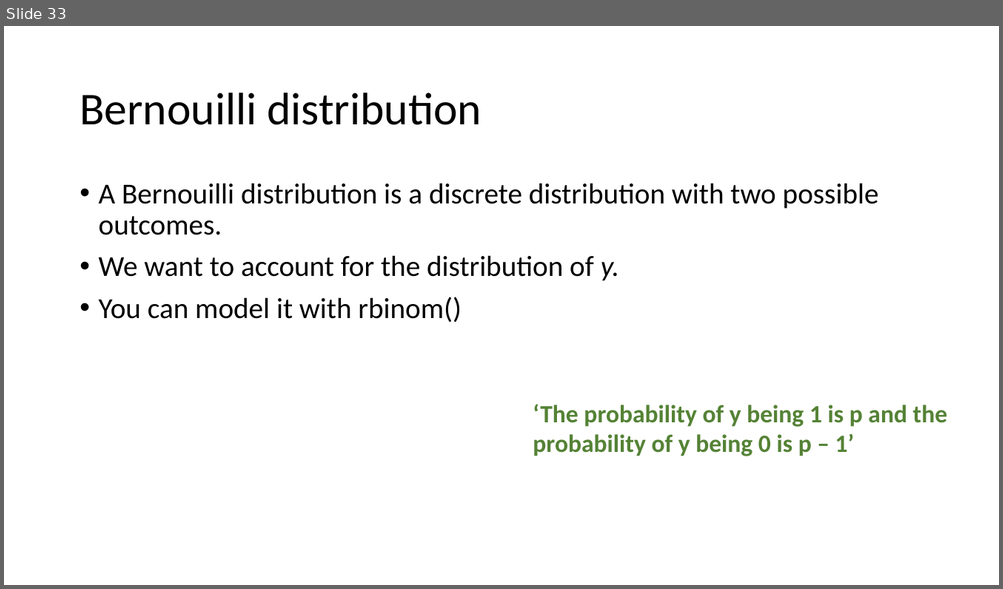
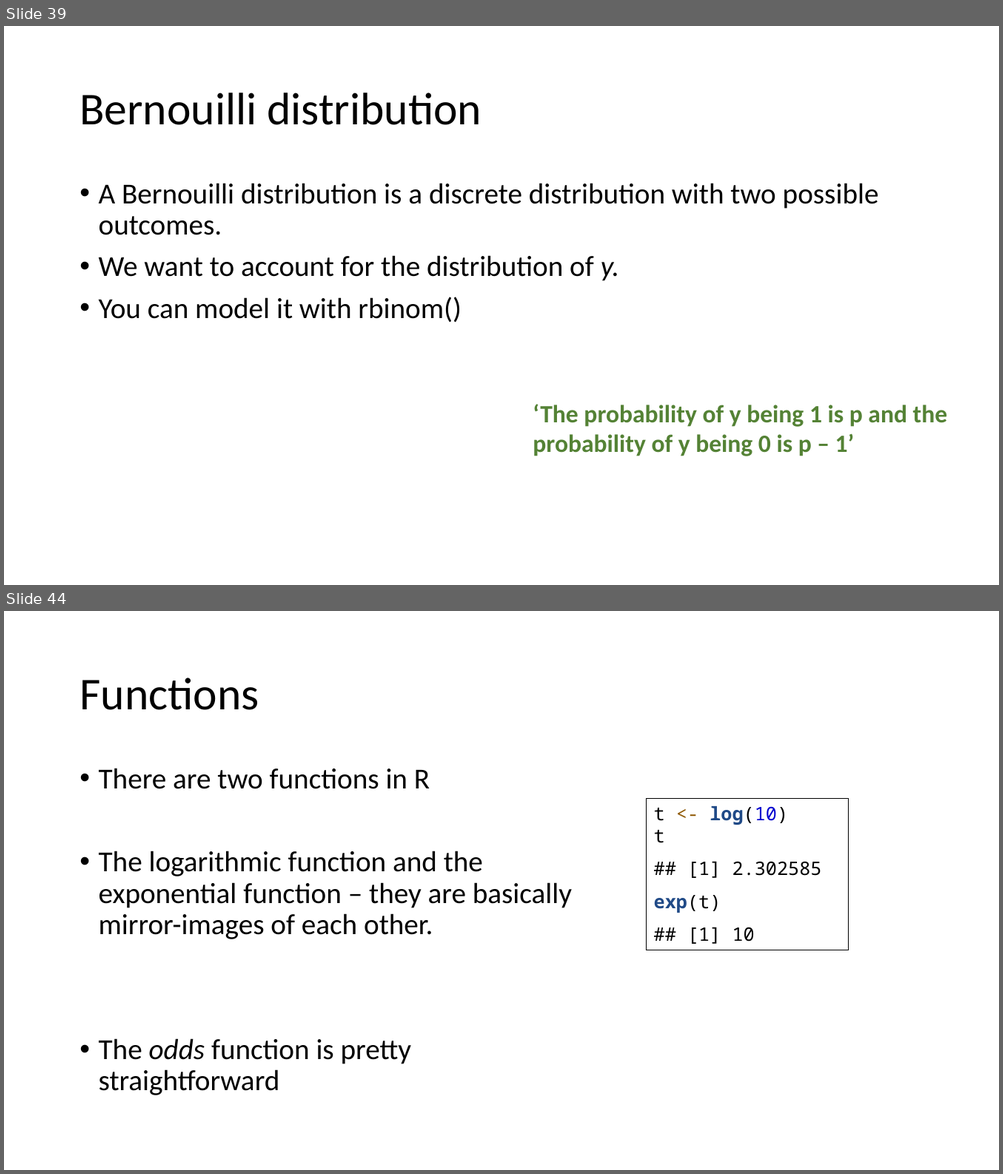
Before and after one commit to ajrtallman/StatisticsinLinguistics_FSU_2023_2024, a slide deck: 02_slides/Statistics for linguists 2023-12-06.odp. Shown one above the other, each under a label of ours: slide 33 before the commit, slides 39 and 44 after it; the slides between them are not shown. The pictures are 1003x589 and 1003x1174 pixels, drawn with LibreOffice and Linux fonts; fonts in the diff are those of the drawing. Boxes give left, top, right and bottom in pixels: in the first picture for what was removed or moved away, otherwise in the second. Text is boxed around its words. In the diff, an @@ line names an element or a change of style, - is before the commit and + after.

```diff
--- a/02_slides/Statistics for linguists 2023-12-06.odp
+++ b/02_slides/Statistics for linguists 2023-12-06.odp
@@ slide 44 added at <box>4,611,999,1170</box>, background #FFFFFF @@
@@ title added at <box>79,678,259,710</box>, 44 pt, text #000000 @@
+Functions
@@ text added at <box>99,768,572,1096</box>, 28 pt, text #000000 @@
+• There are two functions in R
+• The logarithmic function and the exponential function – they are basically mirror-images of each other.
+• The odds function is pretty straightforward
@@ rectangle added at <box>646,798,848,951</box>, outline #000000 0.74 pt, 18 pt, text #000000 @@
+t <- log(10)
+t
+## [1] 2.302585
+exp(t)
+## [1] 10
@@ what was slide 33 is now slide 39 @@
```
Also in this commit, not shown: 1 slide changed, 27 other slides added, 2 slides removed.
